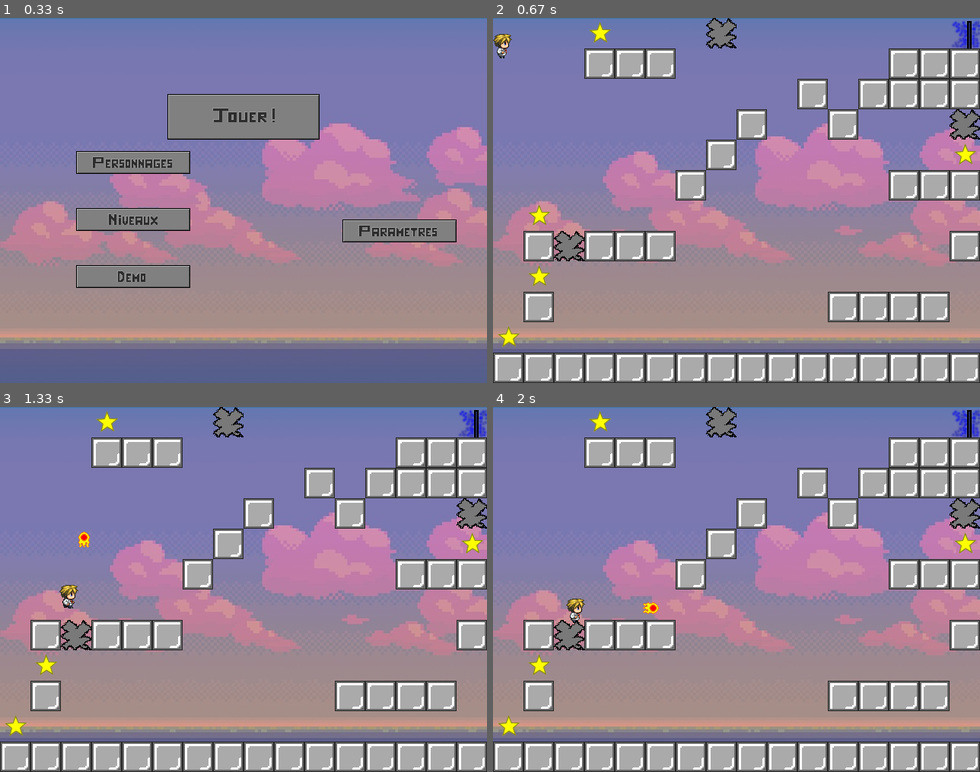
Above: before the commit, frames 1-4 (two rows, left to right).
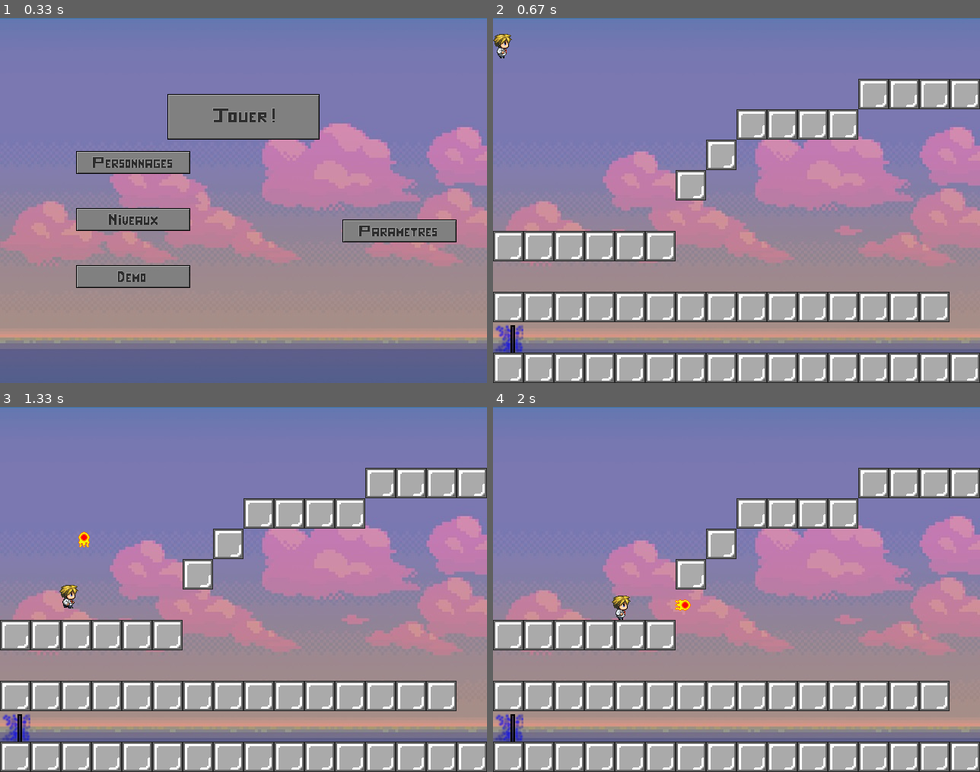
Above: after the commit, the same moments.

Repository: timcrl/jamesadventure
Game: pygame game, started from menu.py
Same seed, same stepped clock (60 frames per second), same inputs: the game is played once before the commit and once after it.
Inputs (mouse positions are in pixels of both pictures, inside the frame that each line leads up to):
- Up to frame 1 (0.33 s): no input
- Up to frame 2 (0.67 s): click (736, 120) at 0.38 s
- Up to frame 3 (1.33 s): hold Right 0.67-1.13 s; hold Up from 1.17 s (still down); tap Space at 1.23 s
- Up to frame 4 (2 s): release Up at 1.47 s; hold Right 1.5-1.97 s; tap Space at 1.57, 1.87 s

Frame 1 is identical in both runs. In frame 2, 15% of the frame differs, in the area x 0-100%, y 0-92%; in frame 3, 15%; in frame 4, 15%.

Commit message:
Ajout du menu d'elisa sous le nom de new-menu.py

Diff:
--- a/interface.txt
+++ b/interface.txt
@@ -1,6 +1,6 @@
+1
 3
-3
-1892
-3115
+12
+24
 ON
-OFF
+ON
--- a/main.py
+++ b/main.py
@@ -152,4 +152,4 @@
 	time.sleep(0.003)
 
 #lancement du menu du demmarage après avoir quitte le jeu
-exec(open("menu.py").read())
+exec(open("new-menu.py").read())
--- /dev/null
+++ b/new-menu.py
@@ -0,0 +1,306 @@
+#!/usr/bin/env python
+# -*- coding: utf-8 -*-
+
+import pygame, time, os #importer toute la lib de pygame et time
+from pygame.locals import * #importer les classes pygame
+pygame.init() #initialisation de la fenetre
+
+def jouer():
+	with open('interface.txt', 'w') as interf:
+		interf.write(interface['niveau'] + '\n')
+		interf.write(interface['dernier_niveau'] + '\n')
+		interf.write(interface['dernier_score'] + '\n')
+		interf.write(interface['meilleur_score'] + '\n')
+		interf.write(interface['musique'] + '\n')
+		interf.write(interface['son'])
+	exec(open("./main.py").read())
+
+
+
+# Lecture du fichier interface
+with open("interface.txt") as f:
+    content = f.readlines()
+# Supression des '\n' a la fin des lignes
+# for x in content parcours content. La boucle dans les crochets rends le code plus compact.
+# x.strip() retourne une copie de x sans les espaces ou les retours a la ligne
+content = [x.strip() for x in content]
+interface = {'niveau':content[0], 'dernier_niveau':content[1], 'dernier_score':content[2], 'meilleur_score':content[3], 'musique':content[4], 'son':content[5]}
+
+# musique et effets sonores
+musicmenu = "data/sounds/MainMusicAcc.wav"
+Stouchedown = "data/sounds/touchedown.wav"
+Stoucheup = "data/sounds/toucheup.wav"
+pygame.mixer.music.load(musicmenu)
+pygame.mixer.music.set_volume(0.25)
+pygame.mixer.music.play(-1)
+touchesounddown = pygame.mixer.Sound(Stouchedown)
+touchesoundup = pygame.mixer.Sound(Stoucheup)
+
+# Dimentions fenetre
+largeur_fenetre = 640
+hauteur_fenetre = 480
+
+fenetre = pygame.display.set_mode((largeur_fenetre, hauteur_fenetre), RESIZABLE) #la variable fenetre prend la fonction fenetre avec succession d'images supperposables
+fond = pygame.image.load("data/menu/background640x480.jpg").convert() #fond prend la fonction image pygame importer
+
+#chargement et collage des boutons
+#l signifie que c'est le bouton effet levé
+#e signifie que c'est le bouton effet enfoncé
+
+#numéro
+un = pygame.image.load("data/menu/1.png").convert()
+deux = pygame.image.load("data/menu/2.png").convert()
+trois = pygame.image.load("data/menu/3.png").convert()
+quatre = pygame.image.load("data/menu/4.png").convert()
+
+#jouer1
+jouer1l = pygame.image.load("data/menu/play levé.png").convert()
+jouer1e = pygame.image.load("data/menu/play enfoncé.png").convert()
+xbuttonj1 = 130
+ybuttonj1 = 160
+Lbuttonj1 = 150 #longueur
+lbuttonj1 = 30 #largeur
+
+#jouer2
+jouer2l = pygame.image.load("data/menu/play levé.png").convert()
+jouer2e = pygame.image.load("data/menu/play enfoncé.png").convert()
+xbuttonj2 = 130
+ybuttonj2 = 220
+Lbuttonj2 = 150
+lbuttonj2 = 30
+
+#jouer3
+jouer3l = pygame.image.load("data/menu/play levé.png").convert()
+jouer3e = pygame.image.load("data/menu/play enfoncé.png").convert()
+xbuttonj3 = 130
+ybuttonj3 = 280
+Lbuttonj3 = 150
+lbuttonj3 = 30
+
+#jouer4
+jouer4l = pygame.image.load("data/menu/play levé.png").convert()
+jouer4e = pygame.image.load("data/menu/play enfoncé.png").convert()
+xbuttonj4 = 130
+ybuttonj4 = 340
+Lbuttonj4 = 150
+lbuttonj4 = 30
+
+#cadenas2
+cadenas2l = pygame.image.load("data/menu/cadenas levé.png").convert()
+cadenas2e = pygame.image.load("data/menu/cadenas enfoncé.png").convert()
+xbuttonc2 = 130
+ybuttonc2 = 220
+Lbuttonc2 = 150
+lbuttonc2 = 30
+
+#cadenas 3
+cadenas3l = pygame.image.load("data/menu/cadenas levé.png").convert()
+cadenas3e = pygame.image.load("data/menu/cadenas enfoncé.png").convert()
+xbuttonc3 = 130
+ybuttonc3 = 280
+Lbuttonc3 = 150
+lbuttonc3 = 30
+
+#cadenas 4
+cadenas4l = pygame.image.load("data/menu/cadenas levé.png").convert()
+cadenas4e = pygame.image.load("data/menu/cadenas enfoncé.png").convert()
+xbuttonc4 = 130
+ybuttonc4 = 340
+Lbuttonc4 = 150
+lbuttonc4 = 30
+
+#volume
+volumeon = pygame.image.load("data/menu/volume on.png").convert()
+volumeoff = pygame.image.load("data/menu/volume off.png").convert()
+xbuttonv = 370
+ybuttonv = 400
+Lbuttonv = 30
+lbuttonv = 30
+
+#musique
+musiqueon = pygame.image.load("data/menu/musique on.png").convert()
+musiqueoff = pygame.image.load("data/menu/musique off.png").convert()
+xbuttonm = 430
+ybuttonm = 400
+Lbuttonm = 30
+lbuttonm = 30
+
+#info
+infol = pygame.image.load("data/menu/pi levé.png").convert()
+infoe = pygame.image.load("data/menu/pi enfoncé.png").convert()
+xbuttoninfo = 490
+ybuttoninfo = 400
+Lbuttoninfo = 30
+lbuttoninfo = 30
+
+#cup
+cupl = pygame.image.load("data/menu/coupe levée.png").convert()
+cupe = pygame.image.load("data/menu/coupe enfoncée.png").convert()
+xbuttoncup = 550
+ybuttoncup = 400
+Lbuttoncup = 30
+lbuttoncup = 30
+
+
+#jamesadventure
+jamesadventure = pygame.image.load("data/menu/jamesadventure.png").convert()
+xbuttonja = 170
+ybuttonja = 30
+Lbuttonja = 300
+lbuttonja = 50
+
+#Variables stockant l'etat des boutons
+buttonj1 = 0
+buttonv = 0
+buttonm = 0
+buttonj2 = 0
+buttonja = 0
+buttonj3 = 0
+buttonj4 = 0
+buttoninfo = 0
+buttoncup = 0
+
+lancer_le_jeu = False
+
+continuer = 1
+
+while continuer : #tant que continuer vaut 1
+	for event in pygame.event.get() : #pour les  evenements pygames
+		if event.type == QUIT : #s'il y a une action quitter continuer vaut 0 fin de boucle
+			continuer = 0
+		if event.type == MOUSEBUTTONUP and event.button == 1 and event.pos[1] > ybuttonj1 and event.pos[1] < ybuttonj1+lbuttonj1 and event.pos[0] > xbuttonj1 and event.pos[0] < xbuttonj1+Lbuttonj1 :
+			print("Niveau 1")
+			touchesoundup.play()
+			interface['niveau'] = '1'
+			lancer_le_jeu = True
+			continuer = 0
+			buttonj1 = 0
+		if event.type == MOUSEBUTTONUP and event.button == 1 and event.pos[1] > ybuttonj2 and event.pos[1] < ybuttonj2+lbuttonj2 and event.pos[0] > xbuttonj2 and event.pos[0] < xbuttonj2+Lbuttonj2 :
+			print("Niveau 2")
+			interface['niveau'] = '2'
+			lancer_le_jeu = True
+			continuer = 0
+			touchesoundup.play()
+			buttonj2 = 0
+		if event.type == MOUSEBUTTONUP and event.button == 1 and event.pos[1] > ybuttonj3 and event.pos[1] < ybuttonj3+lbuttonj3 and event.pos[0] > xbuttonj3 and event.pos[0] < xbuttonj3+Lbuttonj3 :
+			print("Niveau 3")
+			interface['niveau'] = '3'
+			lancer_le_jeu = True
+			continuer = 0
+			touchesoundup.play()
+			buttonj3 = 0
+		if event.type == MOUSEBUTTONUP and event.button == 1 and event.pos[1] > ybuttonj4 and event.pos[1] < ybuttonj4+lbuttonj4 and event.pos[0] > xbuttonj4 and event.pos[0] < xbuttonj4+Lbuttonj4 :
+			print("Niveau 4")
+			interface['niveau'] = '4'
+			lancer_le_jeu = True
+			continuer = 0
+			touchesoundup.play()
+			buttonj4 = 0
+		if event.type == MOUSEBUTTONUP and event.button == 1 and event.pos[1] > ybuttonv and event.pos[1] < ybuttonv+lbuttonv and event.pos[0] > xbuttonv and event.pos[0] < xbuttonv+Lbuttonv :
+			print("Volume")
+			touchesoundup.play()
+			buttonv = 0
+		if event.type == MOUSEBUTTONUP and event.button == 1 and event.pos[1] > ybuttonm and event.pos[1] < ybuttonm+lbuttonm and event.pos[0] > xbuttonm and event.pos[0] < xbuttonm+Lbuttonm :
+			print("Musique")
+			touchesoundup.play()
+			buttonm = 0
+		if event.type == MOUSEBUTTONUP and event.button == 1 and event.pos[1] > ybuttoninfo and event.pos[1] < ybuttoninfo+lbuttoninfo and event.pos[0] > xbuttoninfo and event.pos[0] < xbuttoninfo+Lbuttoninfo :
+			print("Info")
+			touchesoundup.play()
+			buttoninfo = 0
+		if event.type == MOUSEBUTTONUP and event.button == 1 and event.pos[1] > ybuttoncup and event.pos[1] < ybuttoncup+lbuttoncup and event.pos[0] > xbuttoncup and event.pos[0] < xbuttoncup+Lbuttoncup :
+			print("Coupe")
+			touchesoundup.play()
+			buttoncup = 0
+
+
+		if event.type == MOUSEBUTTONDOWN and event.button == 1 and event.pos[1] > ybuttonj1 and event.pos[1] < ybuttonj1+lbuttonj1 and event.pos[0] > xbuttonj1 and event.pos[0] < xbuttonj1+Lbuttonj1 :
+			print("Jouer1")
+			touchesounddown.play()
+			buttonj1 = 1
+		if event.type == MOUSEBUTTONDOWN and event.button == 1 and event.pos[1] >ybuttonc2 and event.pos[1] < ybuttonc2+lbuttonc2 and event.pos[0] > xbuttonc2 and event.pos[0] < xbuttonc2+Lbuttonc2 :
+			print("cadenas 2")
+			touchesounddown.play()
+			buttonj2 = 1
+		if event.type == MOUSEBUTTONDOWN and event.button == 1 and event.pos[1] > ybuttonj3 and event.pos[1] < ybuttonj3+lbuttonj3 and event.pos[0] > xbuttonj3 and event.pos[0] < xbuttonj3+Lbuttonj3 :
+			print("cadenas 3")
+			touchesounddown.play()
+			buttonj3 = 1
+		if event.type == MOUSEBUTTONDOWN and event.button == 1 and event.pos[1] > ybuttonj4 and event.pos[1] <ybuttonj4+lbuttonj4 and event.pos[0] > xbuttonj4 and event.pos[0] < xbuttonj4+Lbuttonj4 :
+			print("cadenas 4")
+			touchesounddown.play()
+			buttonj4 = 1
+		if event.type == MOUSEBUTTONDOWN and event.button == 1 and event.pos[1] > ybuttonv and event.pos[1] < ybuttonv+lbuttonv and event.pos[0] > xbuttonv and event.pos[0] < xbuttonv+Lbuttonv :
+			print("volume")
+			touchesounddown.play()
+			buttonv = 1
+		if event.type == MOUSEBUTTONDOWN and event.button == 1 and event.pos[1] > ybuttonm and event.pos[1] < ybuttonm+lbuttonm and event.pos[0] > xbuttonm and event.pos[0] < xbuttonm+Lbuttonm :
+			print("musique")
+			touchesounddown.play()
+			buttonm = 1
+		if event.type == MOUSEBUTTONDOWN and event.button == 1 and event.pos[1] > ybuttoninfo and event.pos[1] < ybuttoninfo+lbuttoninfo and event.pos[0] > xbuttoninfo and event.pos[0] < xbuttoninfo+Lbuttoninfo :
+			print("Info")
+			touchesounddown.play()
+			buttoninfo = 1
+		if event.type == MOUSEBUTTONDOWN and event.button == 1 and event.pos[1] > ybuttoncup and event.pos[1] < ybuttoncup+lbuttoncup and event.pos[0] > xbuttoncup and event.pos[0] < xbuttoncup+Lbuttoncup :
+			print("Coupe")
+			touchesounddown.play()
+			buttoncup = 1
+
+
+	fenetre.blit(fond, (0,0))
+	if buttonj1 == 1:
+		fenetre.blit(jouer1e, (xbuttonj1,ybuttonj1))
+	else:
+		fenetre.blit(jouer1l, (xbuttonj1,ybuttonj1))
+
+	if buttonj2 == 1:
+		fenetre.blit(jouer2e, (xbuttonj2,ybuttonj2))
+	else:
+		fenetre.blit(jouer2l, (xbuttonj2,ybuttonj2))
+
+	if buttonj3 == 1:
+		fenetre.blit(jouer3e, (xbuttonj3, ybuttonj3))
+	else:
+		fenetre.blit(jouer3l, (xbuttonj3, ybuttonj3))
+
+	if buttonj4 == 1:
+		fenetre.blit(jouer4e, (xbuttonj4, ybuttonj4))
+	else:
+		fenetre.blit(jouer4l, (xbuttonj4, ybuttonj4))
+
+	if buttonv == 1:
+		fenetre.blit(volumeoff, (xbuttonv, ybuttonv))
+	else:
+		fenetre.blit(volumeon, (xbuttonv, ybuttonv))
+
+	if buttonm == 1:
+		fenetre.blit(musiqueoff, (xbuttonm, ybuttonm))
+	else:
+		fenetre.blit(musiqueon, (xbuttonm, ybuttonm))
+
+	if buttoninfo == 1:
+		fenetre.blit(infoe, (xbuttoninfo, ybuttoninfo))
+	else:
+		fenetre.blit(infol, (xbuttoninfo, ybuttoninfo))
+
+	if buttoncup == 1:
+		fenetre.blit(cupe, (xbuttoncup, ybuttoncup))
+	else:
+		fenetre.blit(cupl, (xbuttoncup, ybuttoncup))
+
+
+	if buttonja == 1:
+		fenetre.blit(jamesadventure, (170, 30))
+	else:
+		fenetre.blit(jamesadventure, (170,30))
+
+	fenetre.blit(un, (xbuttonj1-60, ybuttonj1))
+	fenetre.blit(deux, (xbuttonc2-60, ybuttonc2))
+	fenetre.blit(trois, (xbuttonc3-60, ybuttonc3))
+	fenetre.blit (quatre, (xbuttonc4-60, ybuttonc4))
+
+	pygame.display.flip() #la fenetre s'actualise
+
+	if lancer_le_jeu == True:
+		jouer()
Binary file added: data/menu/1.png
Binary file added: data/menu/2.png
Binary file added: data/menu/3.png
Binary file added: data/menu/4.png
Binary file added: data/menu/cadenas enfoncé.png
Binary file added: data/menu/cadenas levé.png
Binary file added: data/menu/coupe enfoncée.png
Binary file added: data/menu/coupe levée.png
Binary file added: data/menu/jamesadventure.png
Binary file added: data/menu/musique off.png
Binary file added: data/menu/musique on.png
Binary file added: data/menu/pi enfoncé.png
(and 5 more such lines)
